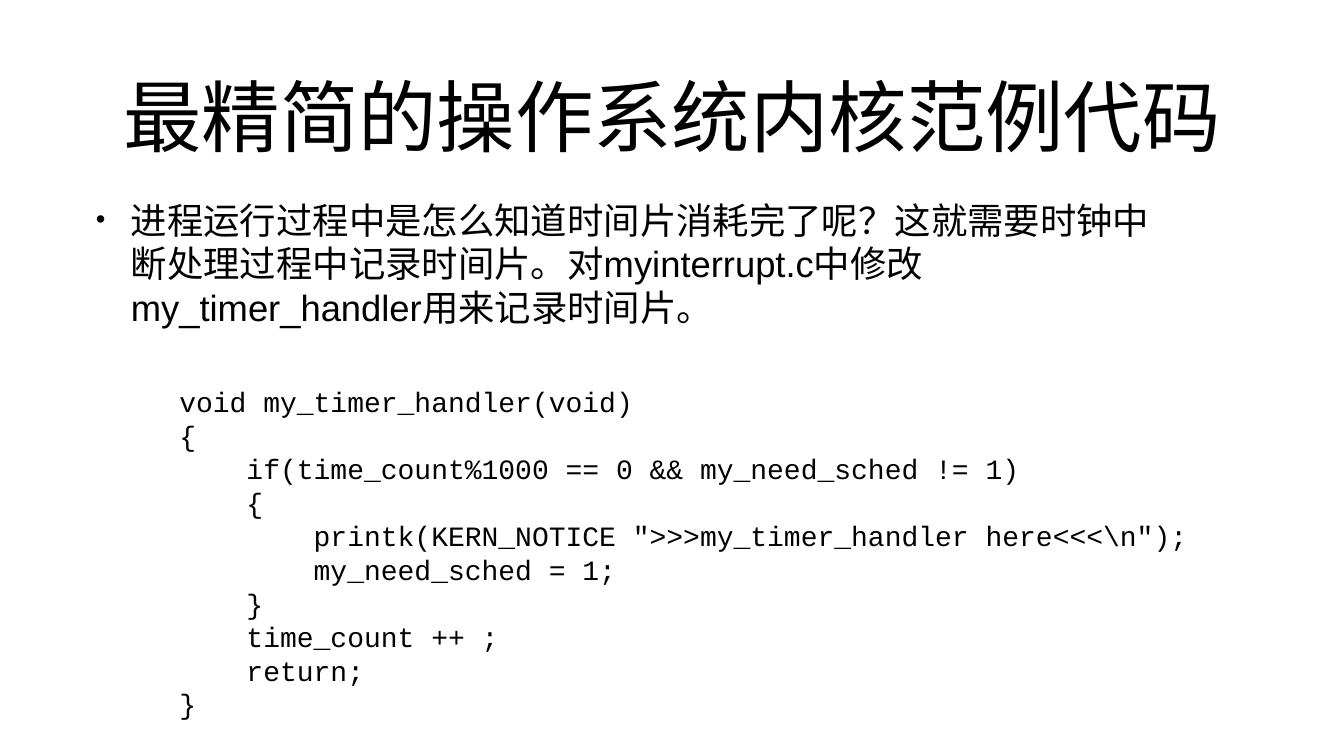
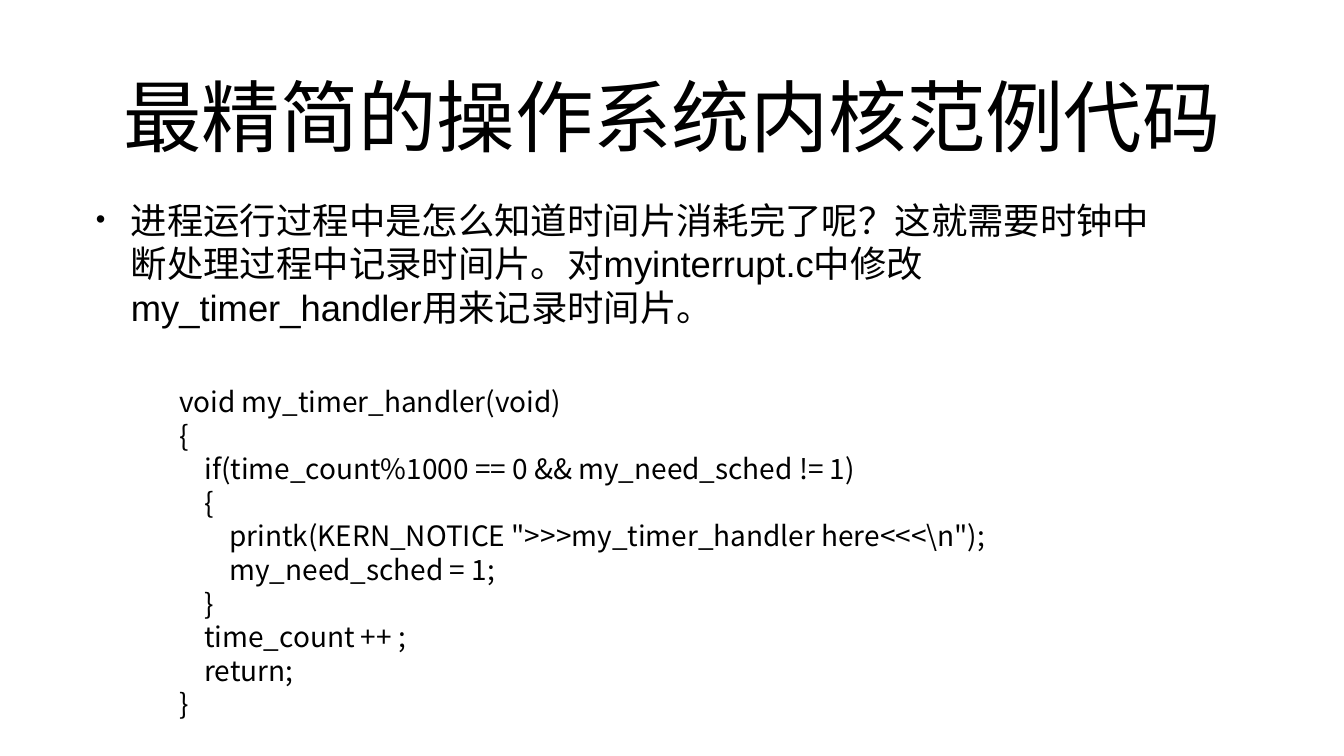
Before and after one commit to mengning/linuxkernel, a slide deck: slide 110 of ppt/2-计算机系统的基本工作原理.pptx (slide 111 before the commit). Drawn at 1344x756 pixels with LibreOffice and Linux fonts; fonts in the diff are those of the drawing. Boxes give left, top, right and bottom in pixels: in the first picture for what was removed or moved away, otherwise in the second. Text is boxed around its words. In the diff, an @@ line names an element or a change of style, - is before the commit and + after.

```diff
--- a/ppt/2-计算机系统的基本工作原理.pptx
+++ b/ppt/2-计算机系统的基本工作原理.pptx
@@ text "void my_timer_handler(void)" at box(179, 389, 985, 686): font Courier New to Noto Sans CJK SC @@
```
Also in this commit, not shown: 9 other slides changed, 1 slide added, 2 slides removed.
